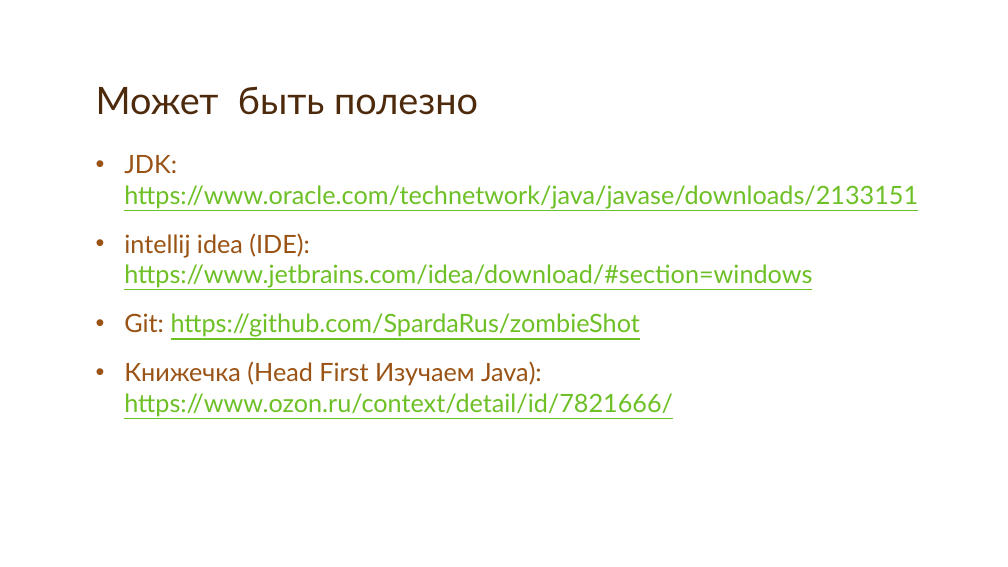
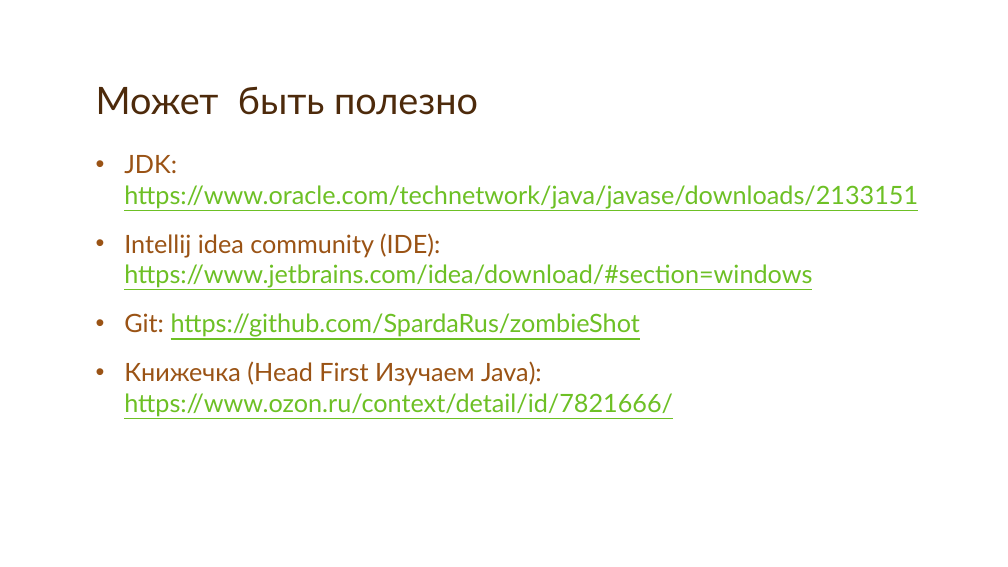
Before and after one commit to SpardaRus/zombieShot, a slide deck: slide 20 of doc/1 Hello World.pptx (slide 15 before the commit). Drawn at 1008x567 pixels with LibreOffice and Linux fonts; fonts in the diff are those of the drawing; background and template pictures are left out. Boxes give left, top, right and bottom in pixels: in the first picture for what was removed or moved away, otherwise in the second. Text is boxed around its words. In the diff, an @@ line names an element or a change of style, - is before the commit and + after.

```diff
--- a/doc/1 Hello World.pptx
+++ b/doc/1 Hello World.pptx
@@ text at [124, 233, 812, 288]: text changed @@
-• intellij idea (IDE): https://www.jetbrains.com/idea/download/#section=windows
+• Intellij idea community (IDE): https://www.jetbrains.com/idea/download/#section=windows
```
Also in this commit, not shown: 2 other slides changed, 5 slides added.
